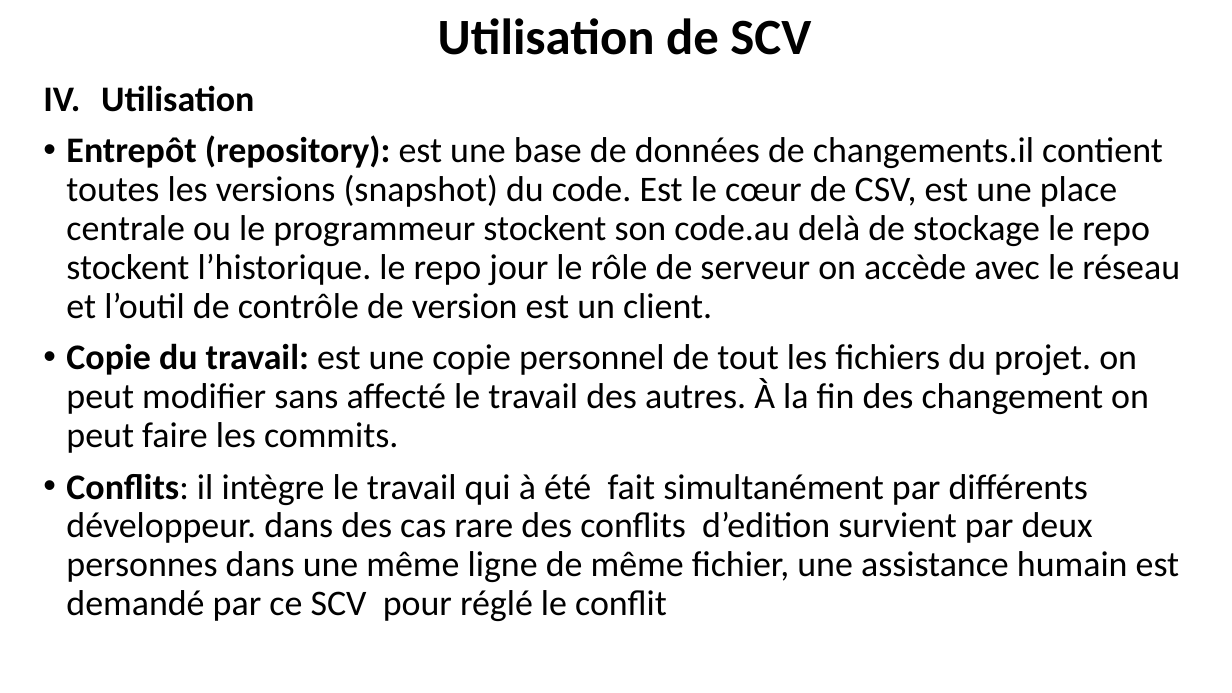
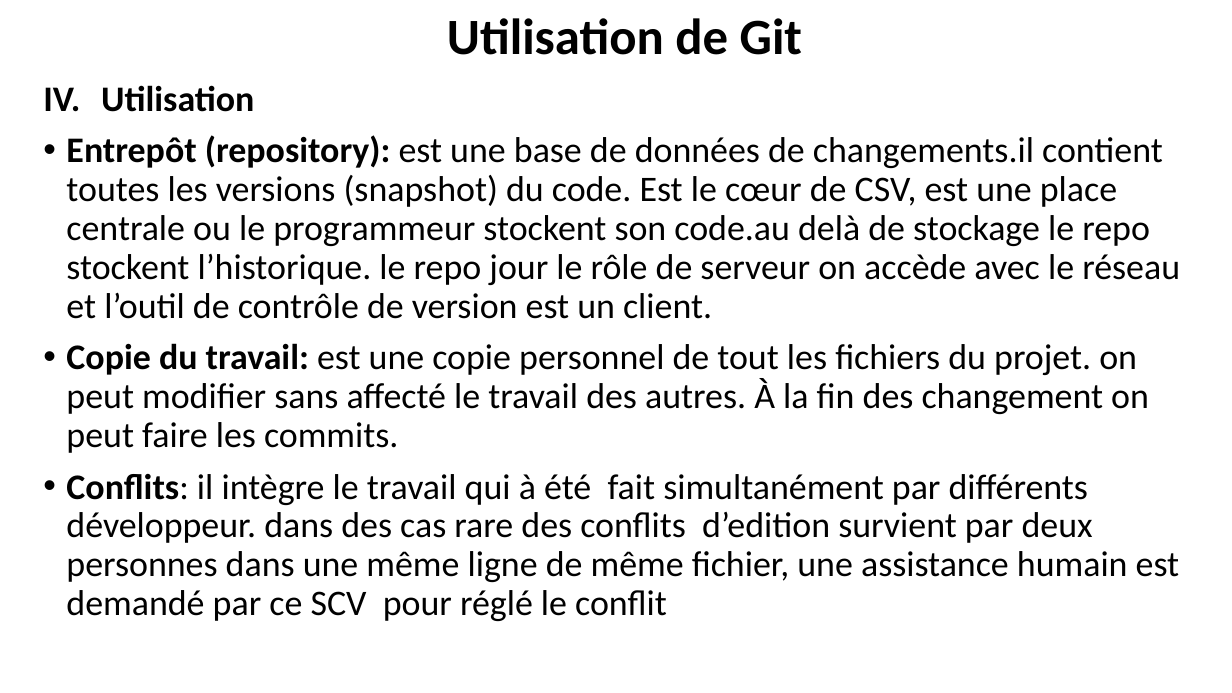
Before and after one commit to belakebiboussad/form, a slide deck: slide 4 of Formation Git.pptx (slide 3 before the commit). Drawn at 1232x693 pixels with LibreOffice and Linux fonts; fonts in the diff are those of the drawing. Boxes give left, top, right and bottom in pixels: in the first picture for what was removed or moved away, otherwise in the second. Text is boxed around its words. In the diff, an @@ line names an element or a change of style, - is before the commit and + after.

```diff
--- a/Formation Git.pptx
+++ b/Formation Git.pptx
@@ title at (x1=447, y1=18, x2=802, y2=55): text changed @@
-Utilisation de SCV
+Utilisation de Git
```
Also in this commit, not shown: 3 other slides changed, 2 slides added, 2 slides removed, 3 other files.
